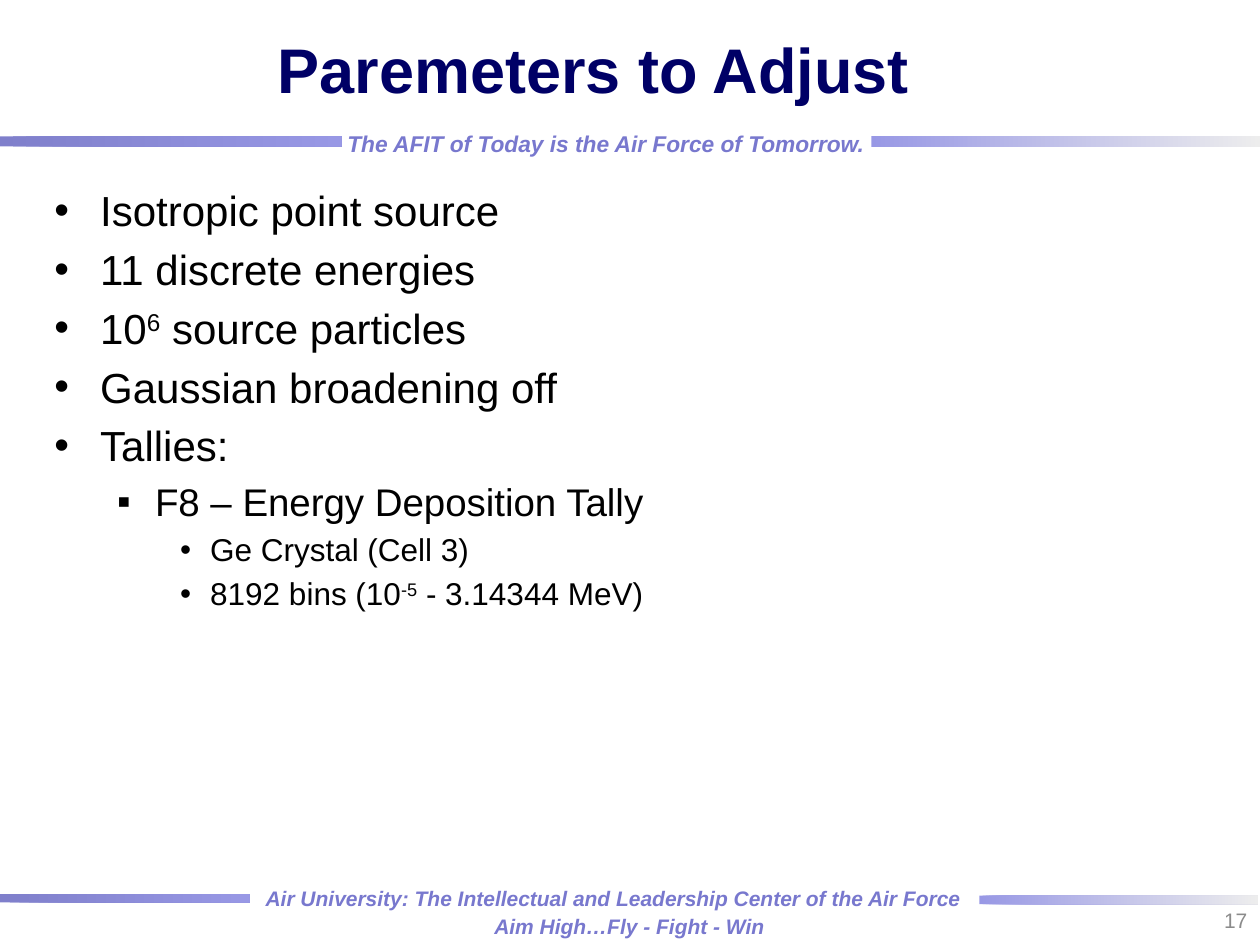
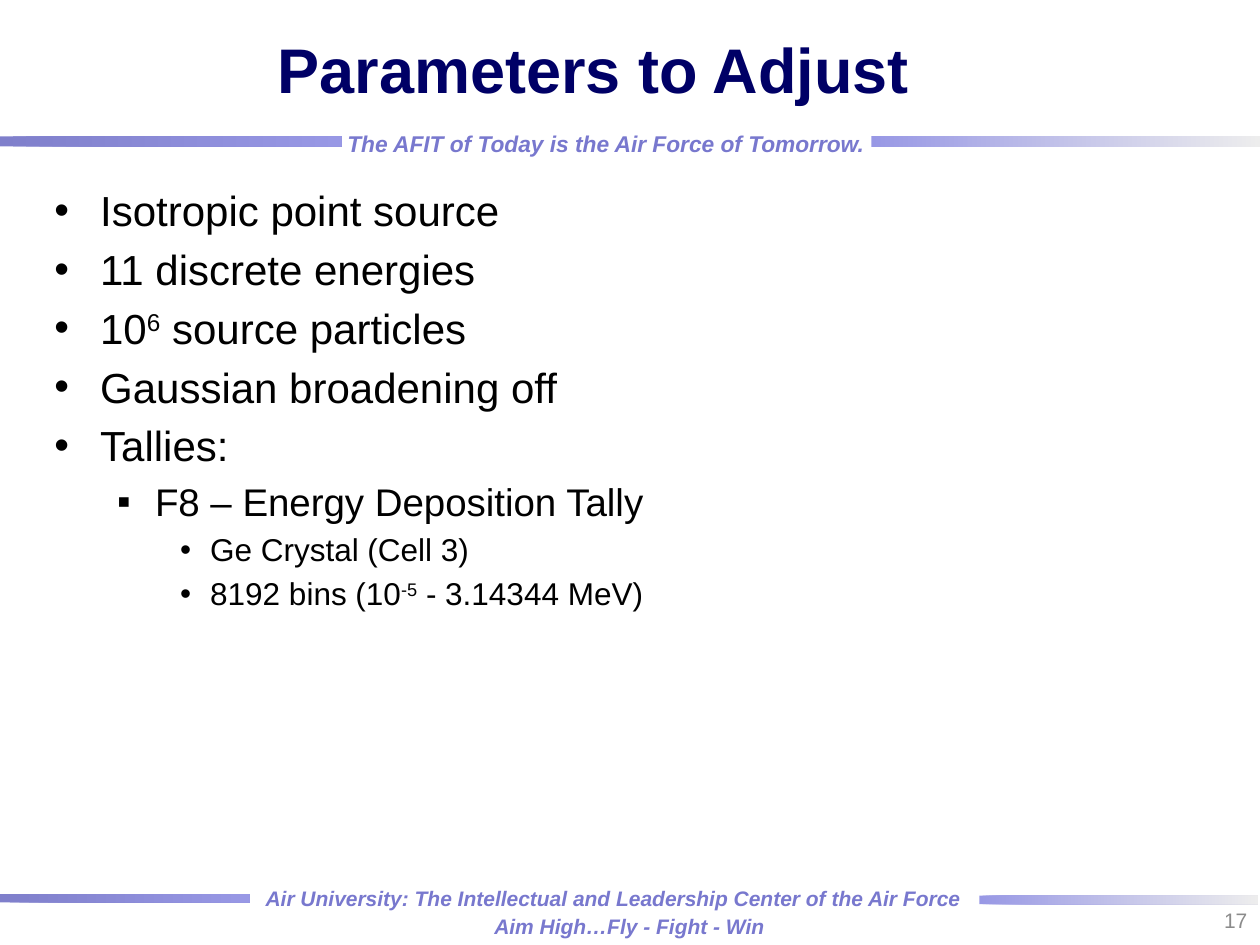
Before and after one commit to rtorzilli/GeDetector-Project, a slide deck: slide 17 of Report/HPGe_Automation Optimization_MCNP_Model.pptx. Drawn at 1260x945 pixels with LibreOffice and Linux fonts; fonts in the diff are those of the drawing; background and template pictures are left out. Boxes give left, top, right and bottom in pixels: in the first picture for what was removed or moved away, otherwise in the second. Text is boxed around its words. In the diff, an @@ line names an element or a change of style, - is before the commit and + after.

```diff
--- a/Report/HPGe_Automation Optimization_MCNP_Model.pptx
+++ b/Report/HPGe_Automation Optimization_MCNP_Model.pptx
@@ title at [278,47,909,104]: text changed @@
-Paremeters to Adjust
+Parameters to Adjust
```
Also in this commit, not shown: 2 other slides changed, 2 other files.
